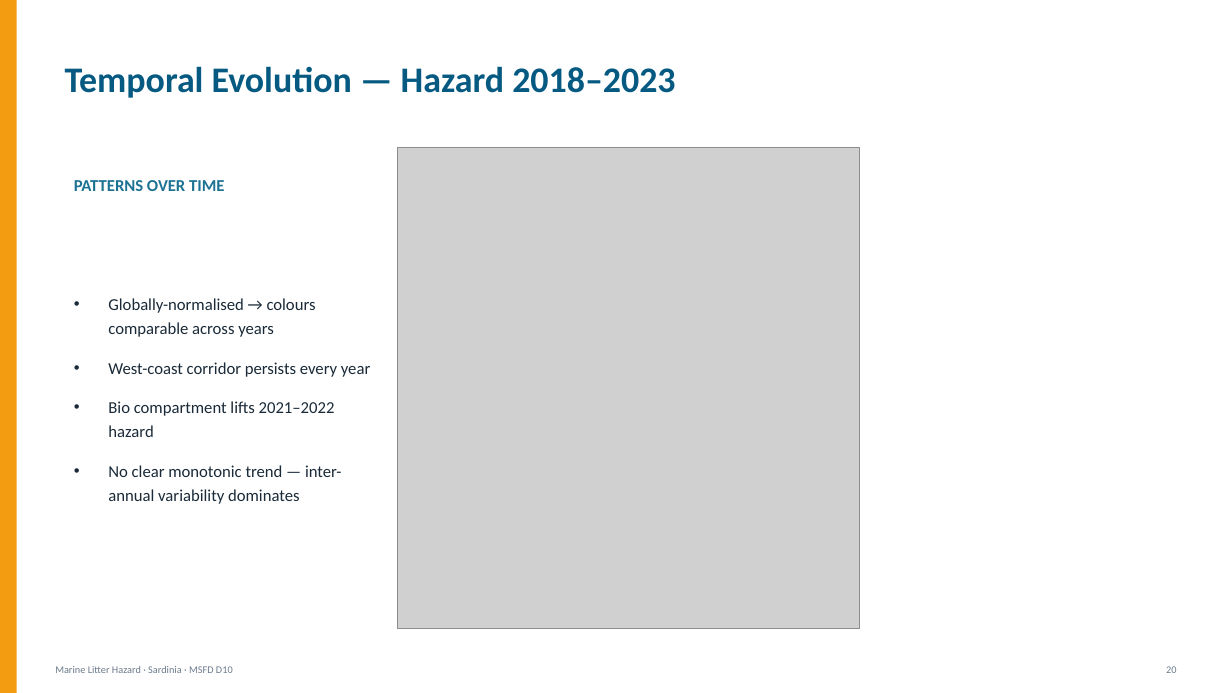
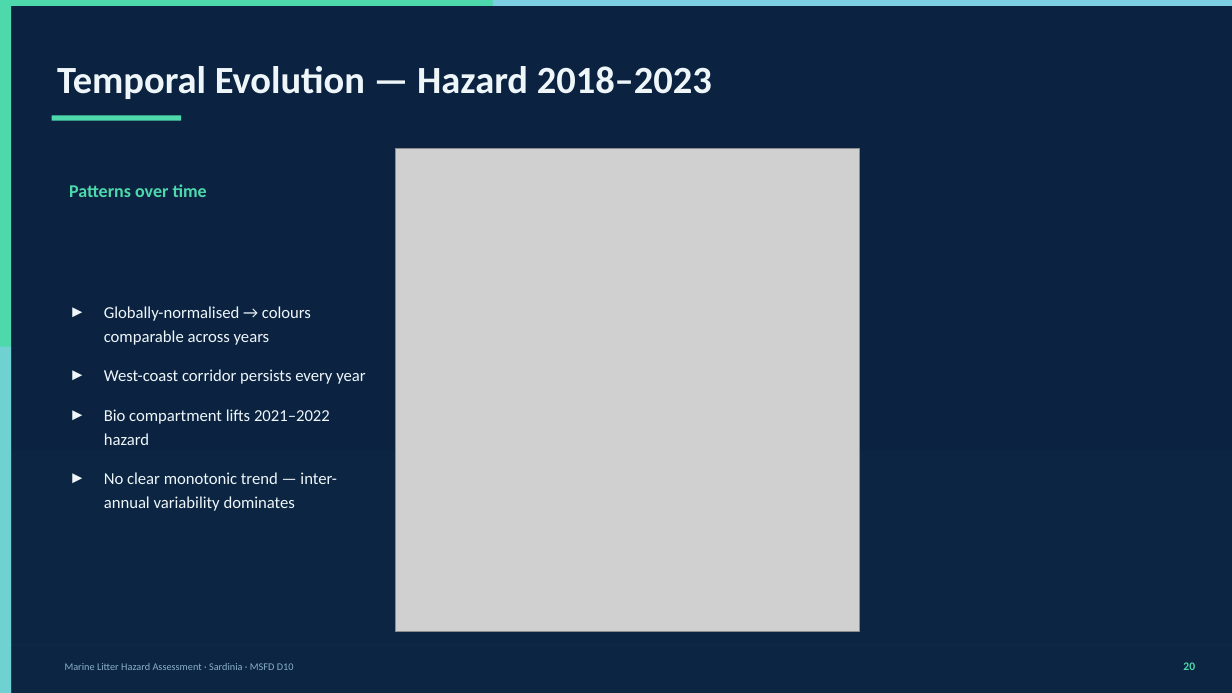
Before and after one commit to daniele22-u/hhe-labsardinia, a slide deck: slide 21 of Marine_Litter_Hazard_Sardinia.pptx. Drawn at 1232x693 pixels with LibreOffice and Linux fonts; fonts in the diff are those of the drawing; grey boxes stand for pictures. Boxes give left, top, right and bottom in pixels: in the first picture for what was removed or moved away, otherwise in the second. Text is boxed around its words. In the diff, an @@ line names an element or a change of style, - is before the commit and + after.

```diff
--- a/Marine_Litter_Hazard_Sardinia.pptx
+++ b/Marine_Litter_Hazard_Sardinia.pptx
@@ background #FFFFFF to #0B2340 @@
@@ rectangle: place and size @@
-rectangle at box(0, 0, 17, 693)
+rectangle at box(0, 6, 11, 693)
@@ rectangle at box(0, 6, 11, 693): fill #F39C12 to #4DD9AC @@
@@ rectangle added at box(0, 0, 1232, 6), fill #4DD9AC @@
@@ rectangle added at box(493, 0, 1232, 6), fill #7ECEE3 @@
@@ text "Temporal Evolution — Hazard 2018–2023": place and size @@
-text "Temporal Evolution — Hazard 2018–2023" at box(65, 66, 675, 98)
+text "Temporal Evolution — Hazard 2018–2023" at box(57, 66, 712, 99)
@@ text "Temporal Evolution — Hazard 2018–2023" at box(57, 66, 712, 99): size 28 to 30 pt, text colour #065A82 to #EEF6FA @@
@@ rectangle added at box(52, 116, 181, 121), fill #4DD9AC @@
@@ text at box(69, 184, 207, 197): text changed; size 13 to 14 pt; text colour #1C7293 to #4DD9AC @@
-PATTERNS OVER TIME
+Patterns over time
@@ text "Globally-normalised → colours comparable across ...": place and size @@
-text "Globally-normalised → colours comparable across ..." at box(108, 298, 370, 504)
+text "Globally-normalised → colours comparable across ..." at box(104, 306, 365, 511)
@@ text "Globally-normalised → colours comparable across ..." at box(104, 306, 365, 511): text colour #1A2A38 to #EEF6FA; bullet • to ► @@
@@ rectangle added at box(0, 347, 11, 693), fill #7ECEE3 at 70% opacity @@
@@ rectangle added at box(0, 451, 1232, 693), fill #0D2845 at 40% opacity @@
@@ rectangle added at box(0, 645, 1232, 645), fill #1E4060 @@
@@ text "20": place and size @@
-text "20" at box(1166, 666, 1176, 673)
+text "20" at box(1183, 662, 1195, 670)
@@ text "20" at box(1183, 662, 1195, 670): size 8 to 9 pt, text colour #6B7B8C to #4DD9AC, bold on @@
@@ text at box(65, 663, 294, 670): text changed; text colour #6B7B8C to #8BAFC8 @@
-Marine Litter Hazard · Sardinia · MSFD D10
+Marine Litter Hazard Assessment · Sardinia · MSFD D10
```
Also in this commit, not shown: 29 other slides changed, 2 other files.
